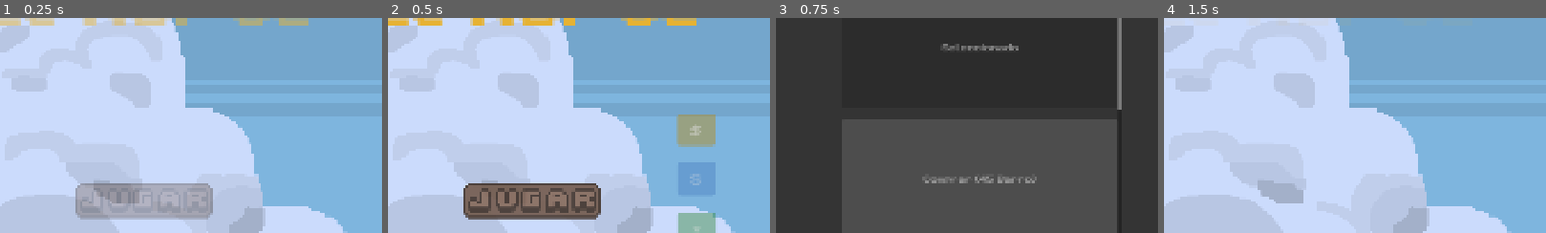
Above: before the commit, frames 1-4 (left to right).
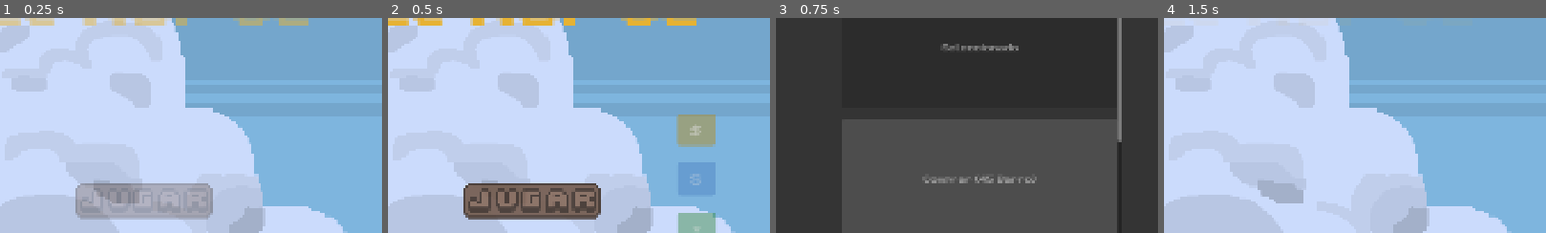
Above: after the commit, the same moments.

Repository: TomasMoreno21/El-Norte
Game: Godot game, scene res://scenes/menu/menu.tscn
Two runs of this game, one before a commit and one after it. Both use one fixed random seed, a clock stepped at 60 frames per second and the inputs below.
Inputs:
- Up to frame 1 (0.25 s): no input
- Up to frame 2 (0.5 s): no input
- Up to frame 3 (0.75 s): click "S" at 0.5 s
- Up to frame 4 (1.5 s): click "Volver" at 1.25 s
The pictures show only the part of the screen within x 50-100%, y 28-78%; the shares and areas given below are measured in that part.

Frames 1-2 are identical in both runs. In frame 3, 0.2% of the frame differs, in the area x 89-91%, y 42-58%; in frame 4, nothing differs.

Commit message:
feat: carancho disponible para comprar tras logro Pajarero

Diff:
--- a/scenes/data_manager/data_manager.gd
+++ b/scenes/data_manager/data_manager.gd
@@ -88,7 +88,7 @@
 		{ "target": 15, "desc": "Comprar 15 mejoras", "reward_type": "palitos", "reward_amount": 100 },
 	]},
 	"birder": { "name": "Pajarero", "cond": "all_birds", "idx": 9, "levels": [
-		{ "target": 1, "desc": "Desbloquear todos los pájaros", "reward_type": "unlock_bird", "reward_amount": 0 },
+		{ "target": 1, "desc": "Desbloquear todos los pájaros", "reward_type": "unlock_carancho", "reward_amount": 0 },
 	]},
 	"pampeano": { "name": "Pampeano", "cond": "all_birds_5000", "idx": 20, "levels": [
 		{ "target": 4, "desc": "5000m con cada pájaro", "reward_type": "bolas", "reward_amount": 4 },
@@ -156,6 +156,7 @@
 var reduce_motion := false
 var sound_enabled := true
 var minimap_visible := false
+var carancho_available := false
 
 func _ready() -> void:
 	load_data()
@@ -320,6 +321,7 @@
 	tutorial_done = false
 	welcome_bonus_given = false
 	explored_biomes = []
+	carancho_available = false
 	save_data()
 
 func mark_bird_used(bird: String) -> void:
@@ -416,9 +418,8 @@
 			bolas_balance += ramount
 		"palitos":
 			palitos_balance += ramount
-		"unlock_bird":
-			if not "premio_pajarero" in unlocked_birds:
-				unlocked_birds.append("premio_pajarero")
+		"unlock_carancho":
+			carancho_available = true
 	save_data()
 
 func format_reward(rtype: String, ramount: int) -> String:
@@ -427,8 +428,8 @@
 			return "+%d barro" % ramount
 		"palitos":
 			return "+%d palitos" % ramount
-		"unlock_bird":
-			return "¡Nuevo pájaro!"
+		"unlock_carancho":
+			return "¡Carancho disponible!"
 		_:
 			return ""
 
@@ -555,6 +556,7 @@
 		"reduce_motion": reduce_motion,
 		"sound_enabled": sound_enabled,
 		"minimap_visible": minimap_visible,
+		"carancho_available": carancho_available,
 	}
 	var file := FileAccess.open(SAVE_PATH, FileAccess.WRITE)
 	if file:
@@ -588,6 +590,7 @@
 				reduce_motion = data.get("reduce_motion", false)
 				sound_enabled = data.get("sound_enabled", true)
 				minimap_visible = data.get("minimap_visible", false)
+				carancho_available = data.get("carancho_available", false)
 				var u = data.get("upgrades", {})
 				if u.has("calandria") and not u.has("kiwi"):
 					u["kiwi"] = u["calandria"]
--- a/scenes/skins/skins.gd
+++ b/scenes/skins/skins.gd
@@ -97,6 +97,8 @@
 		var bird = DataManager.BIRDS[id]
 		var owned = DataManager.is_bird_unlocked(id)
 		var active = DataManager.active_bird == id
+		if id == "premio_pajarero" and not owned and not DataManager.carancho_available:
+			continue
 
 		var row := HBoxContainer.new()
 		row.custom_minimum_size = Vector2(0, 300)
